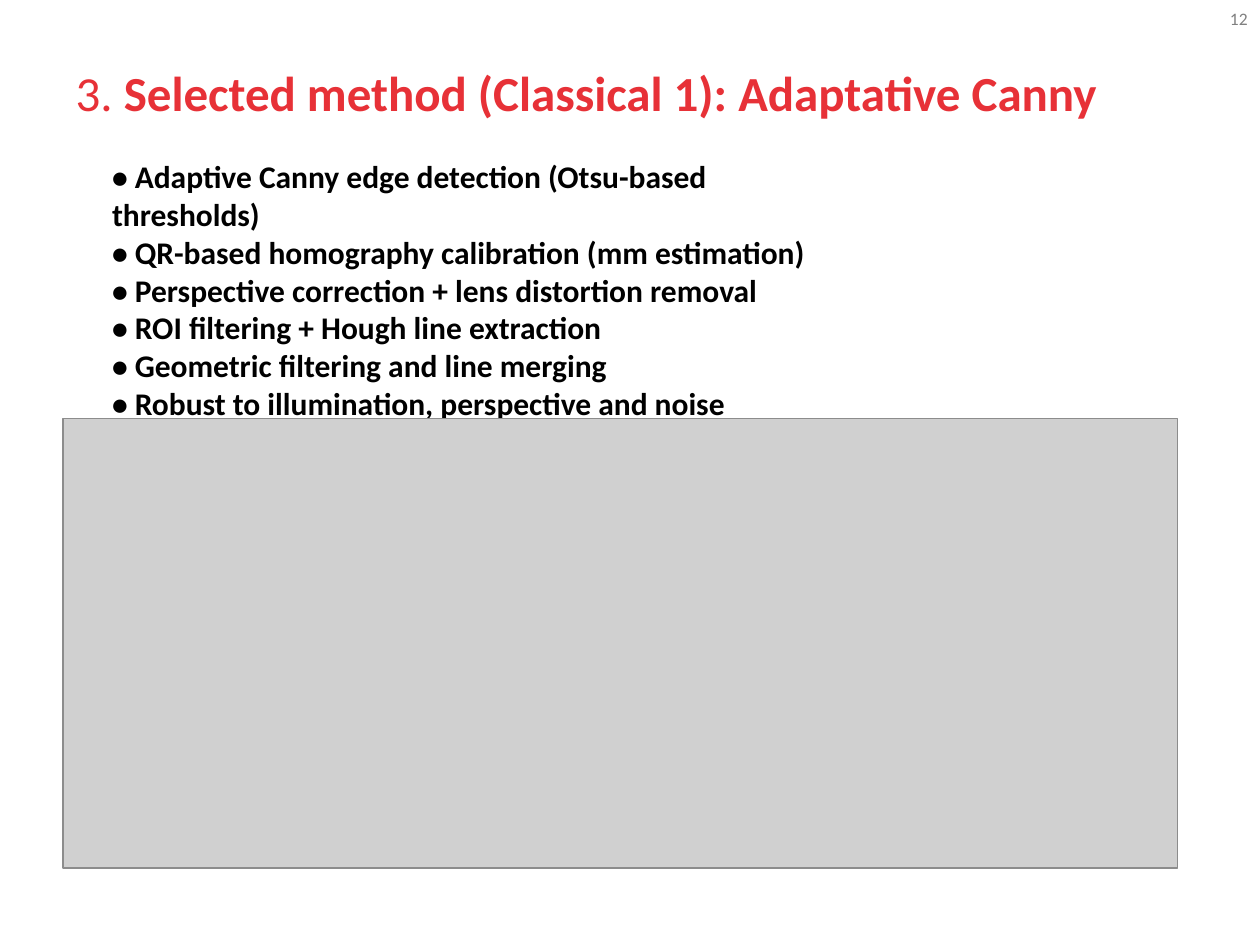
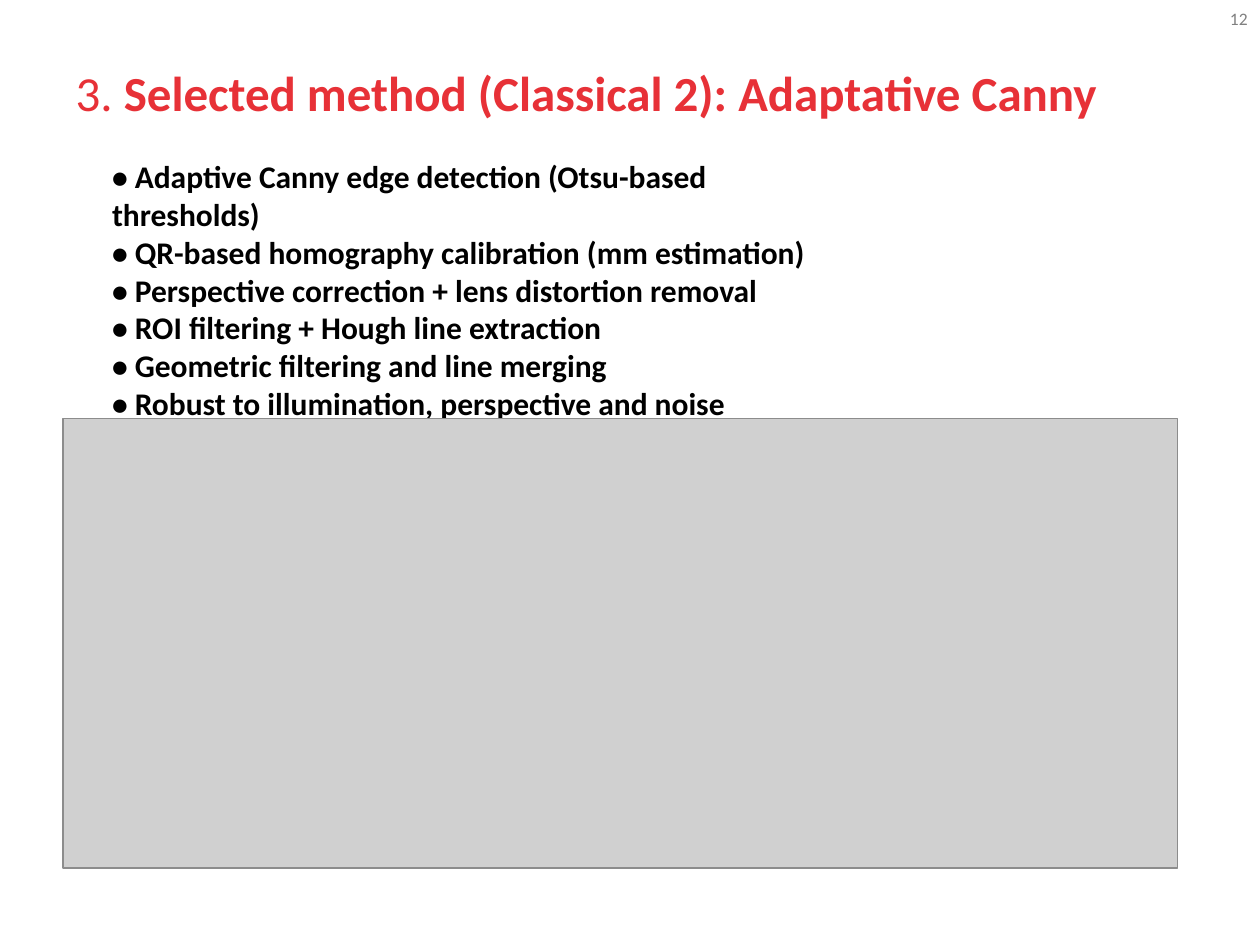
Before and after one commit to blooraayy/VA_RetoMichelin, a slide deck: slide 12 of docs/GIDIA_VA_Course_Project_Presentations.pptx. Drawn at 1260x945 pixels with LibreOffice and Linux fonts; fonts in the diff are those of the drawing; grey boxes stand for pictures; background and template pictures are left out. Boxes give left, top, right and bottom in pixels: in the first picture for what was removed or moved away, otherwise in the second. Text is boxed around its words. In the diff, an @@ line names an element or a change of style, - is before the commit and + after.

Commit message:
minor fix

```diff
--- a/docs/GIDIA_VA_Course_Project_Presentations.pptx
+++ b/docs/GIDIA_VA_Course_Project_Presentations.pptx
@@ title at [76,75,1097,119]: text changed @@
-3. Selected method (Classical 1): Adaptative Canny
+3. Selected method (Classical 2): Adaptative Canny
```
